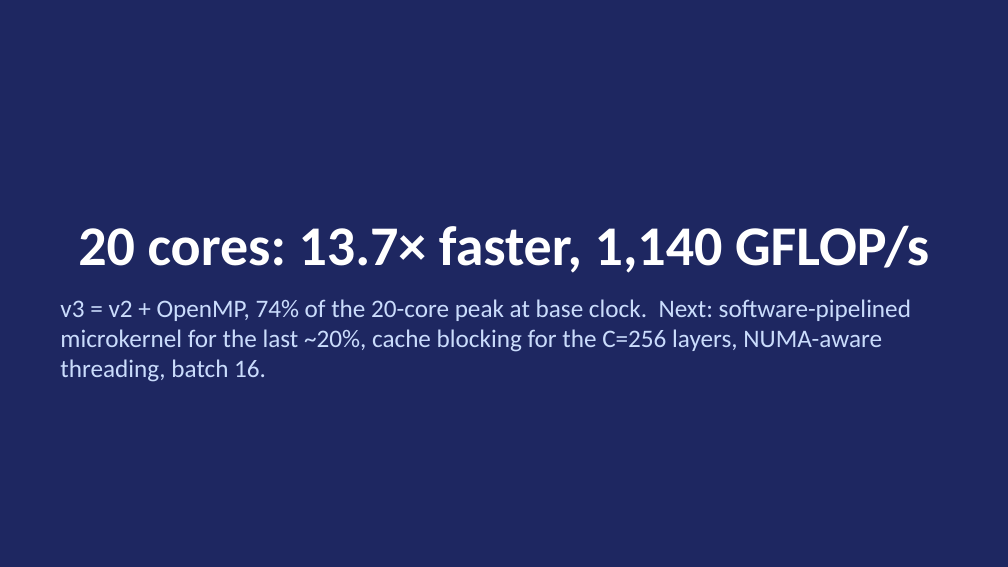
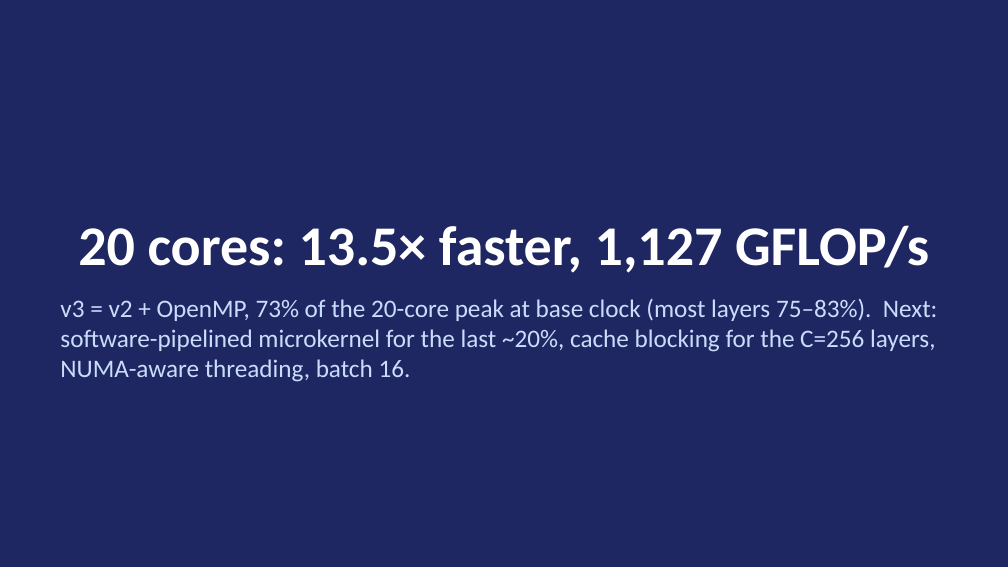
Before and after one commit to OTANK10/fast-yolov8-broadwell, a slide deck: slide 10 of docs/milestone/om/slides/om_s1_kernel.pptx. Drawn at 1008x567 pixels with LibreOffice and Linux fonts; fonts in the diff are those of the drawing. Boxes give left, top, right and bottom in pixels: in the first picture for what was removed or moved away, otherwise in the second. Text is boxed around its words. In the diff, an @@ line names an element or a change of style, - is before the commit and + after.

```diff
--- a/docs/milestone/om/slides/om_s1_kernel.pptx
+++ b/docs/milestone/om/slides/om_s1_kernel.pptx
@@ title at bbox=[78, 225, 929, 273]: text changed @@
-20 cores: 13.7× faster, 1,140 GFLOP/s
+20 cores: 13.5× faster, 1,127 GFLOP/s
@@ text at bbox=[60, 299, 938, 382]: text changed @@
-v3 = v2 + OpenMP, 74% of the 20-core peak at base clock. Next: software-pipelined microkernel for the last ~20%, cache blocking for the C=256 layers, NUMA-aware threading, batch 16.
+v3 = v2 + OpenMP, 73% of the 20-core peak at base clock (most layers 75–83%). Next: software-pipelined microkernel for the last ~20%, cache blocking for the C=256 layers, NUMA-aware threading, batch 16.
```
Also in this commit, not shown: 4 other files.
